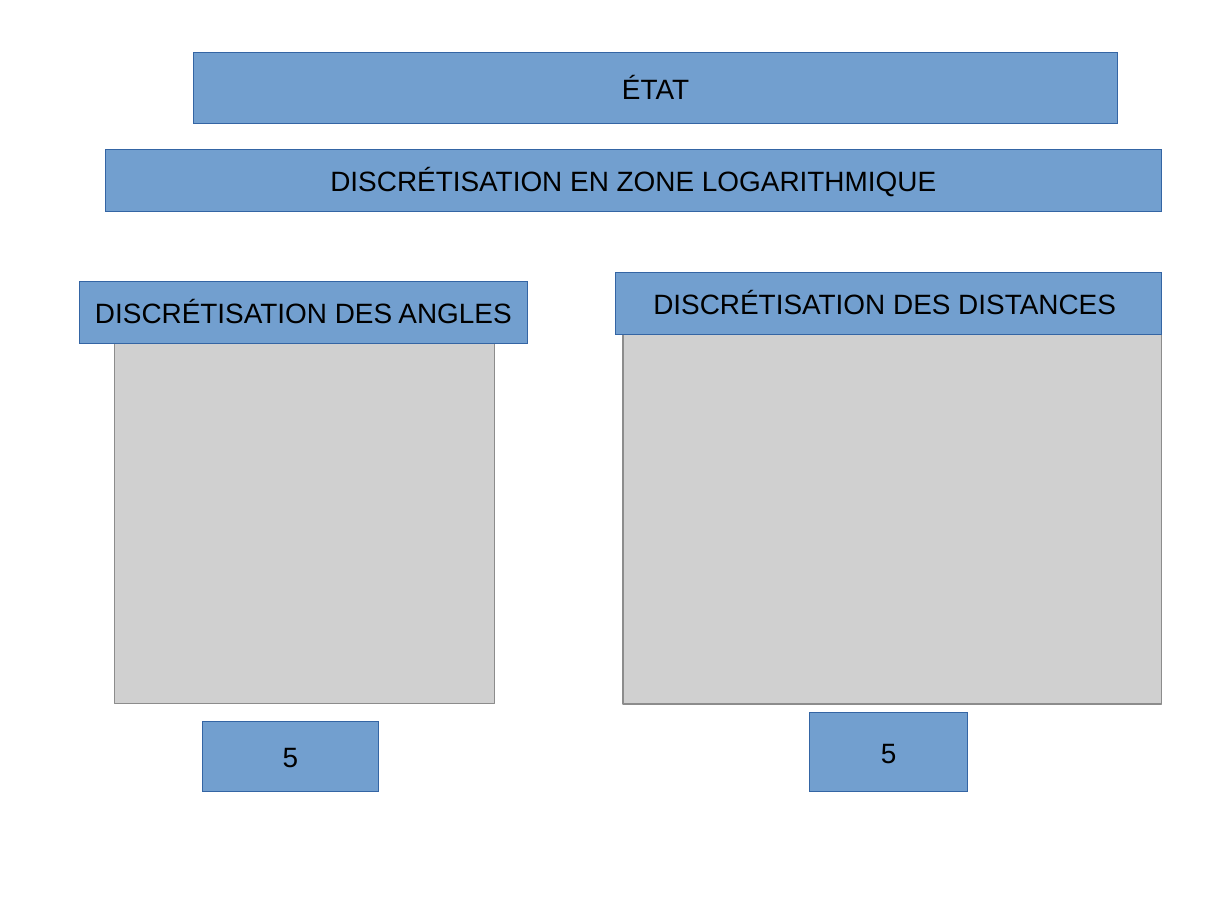
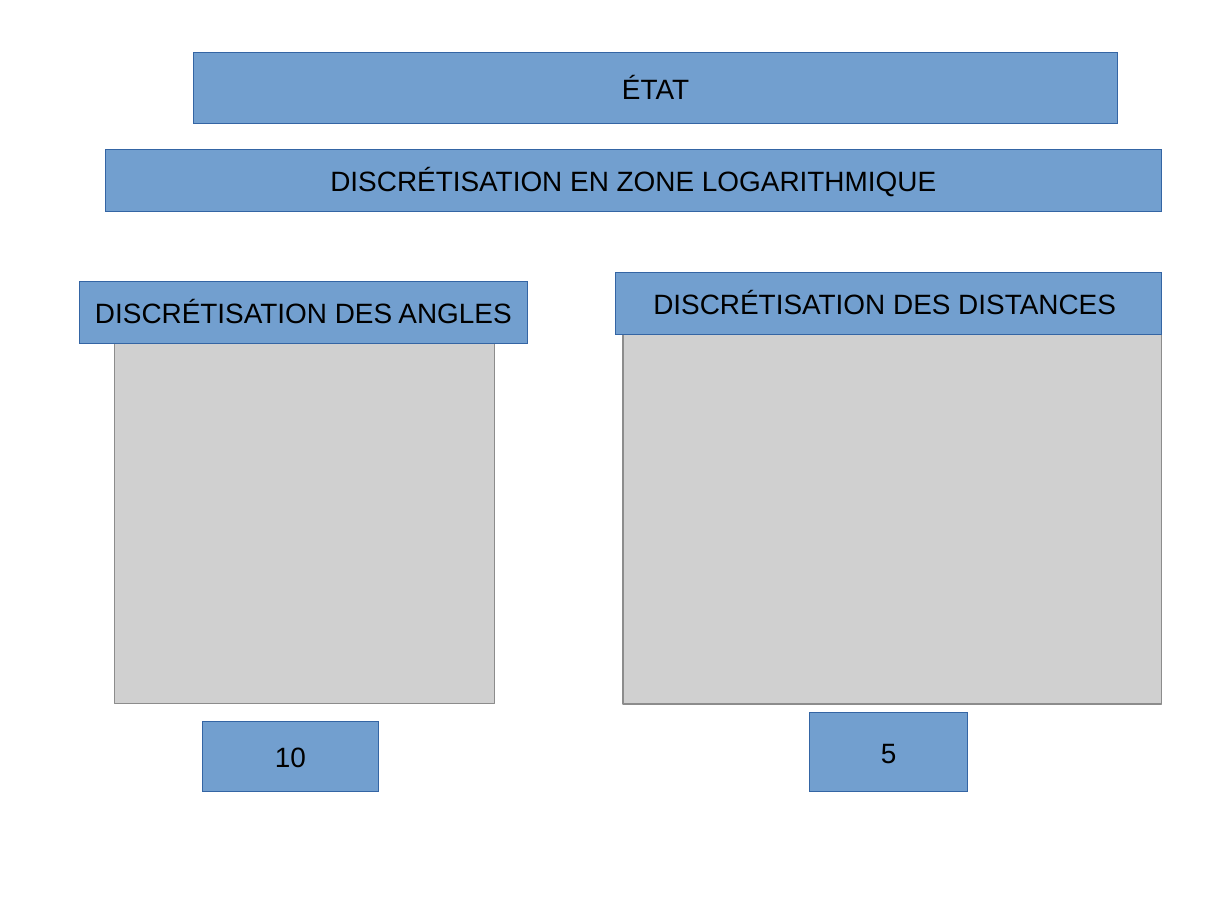
Before and after one commit to pfpimenta/projet_majeure, a slide deck: slide 8 of Presentation.odp (slide 7 before the commit). Drawn at 1232x924 pixels with LibreOffice and Linux fonts; fonts in the diff are those of the drawing; grey boxes stand for pictures. Boxes give left, top, right and bottom in pixels: in the first picture for what was removed or moved away, otherwise in the second. Text is boxed around its words. In the diff, an @@ line names an element or a change of style, - is before the commit and + after.

```diff
--- a/Presentation.odp
+++ b/Presentation.odp
@@ text in rectangle at box(275, 747, 306, 768): text changed @@
-5
+10
```
Also in this commit, not shown: 2 other slides changed, 2 slides added, 1 slide removed.
